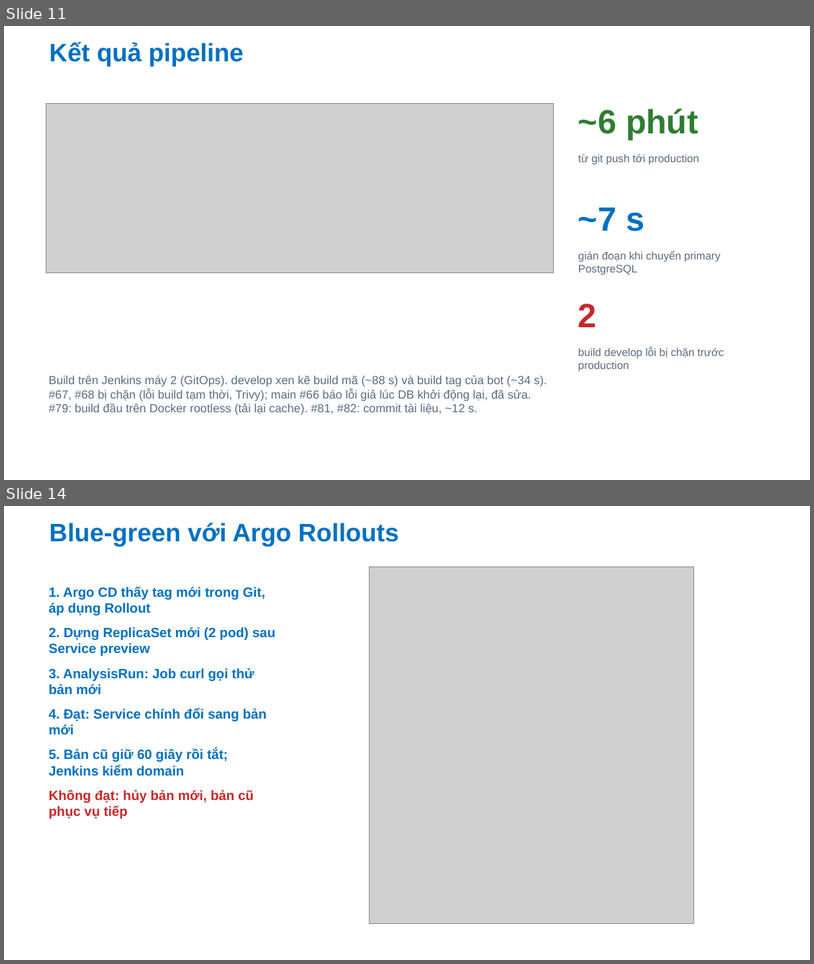
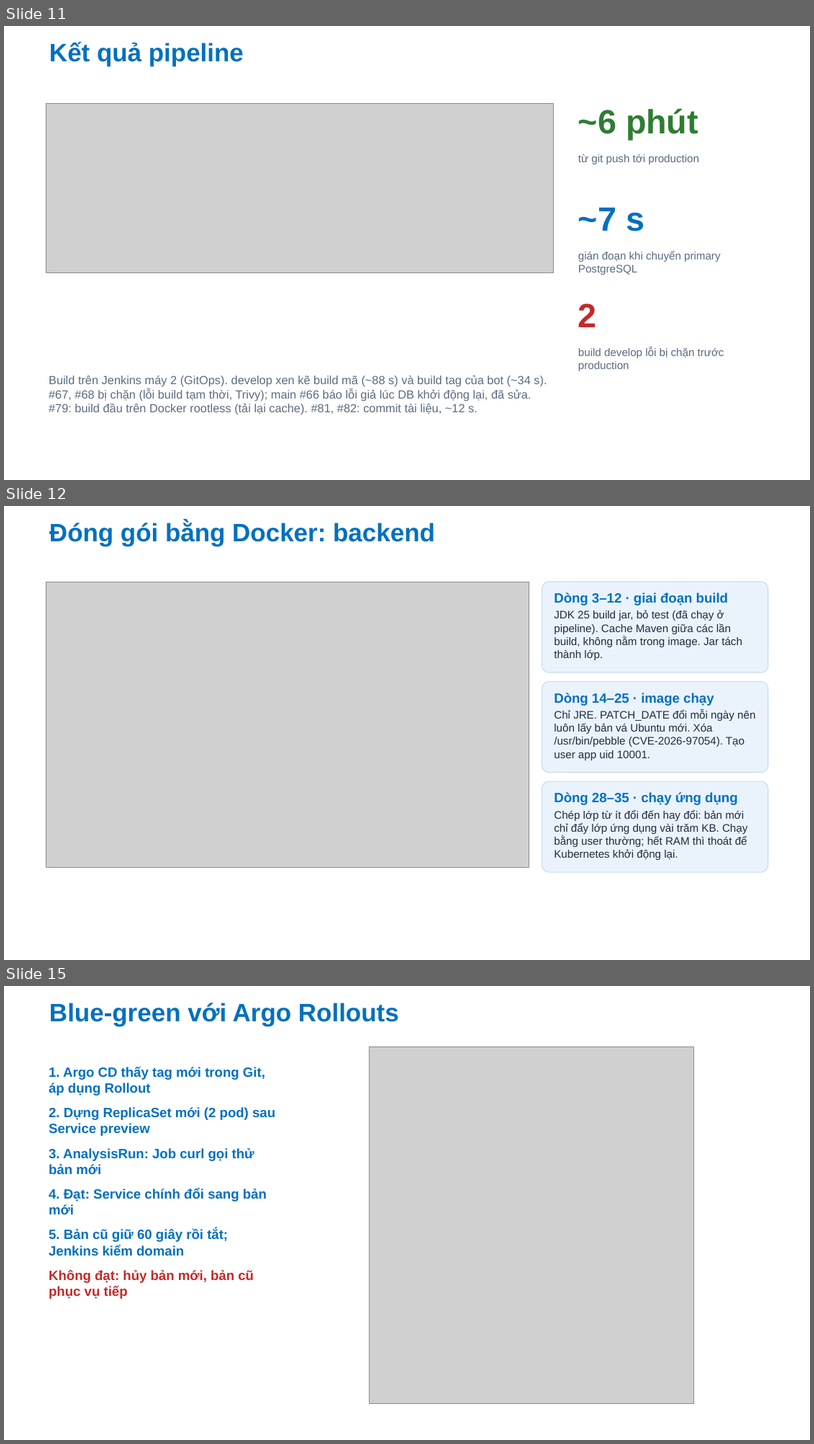
Before and after one commit to Anpham120/restaurant-management-system, a slide deck: docs/bao-cao/Slide_TrienKhaiPhanMem_AtlasRestaurant.pptx. Shown one above the other, each under a label of ours: slides 11 and 14 before the commit, slides 11, 12 and 15 after it; the slides between them are not shown. The pictures are 814x964 and 814x1444 pixels, drawn with LibreOffice and Linux fonts; fonts in the diff are those of the drawing; grey boxes stand for pictures; background and template pictures are left out. Boxes give left, top, right and bottom in pixels: in the first picture for what was removed or moved away, otherwise in the second. Text is boxed around its words. In the diff, an @@ line names an element or a change of style, - is before the commit and + after.

```diff
--- a/docs/bao-cao/Slide_TrienKhaiPhanMem_AtlasRestaurant.pptx
+++ b/docs/bao-cao/Slide_TrienKhaiPhanMem_AtlasRestaurant.pptx
@@ slide 12 added at [4,506,810,960], background #FFFFFF @@
@@ title added at [49,521,435,546], 30 pt, text #0070C0, bold @@
+Đóng gói bằng Docker: backend
@@ picture added at [46,582,530,867] @@
@@ rounded rectangle added at [543,582,769,672], fill #EAF3FC, outline #C9DDF3 1 pt @@
@@ text added at [554,592,743,660], 13 pt, text #1F2D3D @@
+Dòng 3–12 · giai đoạn build
+JDK 25 build jar, bỏ test (đã chạy ở pipeline). Cache Maven giữa các lần build, không nằm trong image. Jar tách thành lớp.
@@ rounded rectangle added at [543,682,769,772], fill #EAF3FC, outline #C9DDF3 1 pt @@
@@ text added at [554,692,756,760], 13 pt, text #1F2D3D @@
+Dòng 14–25 · image chạy
+Chỉ JRE. PATCH_DATE đổi mỗi ngày nên luôn lấy bản vá Ubuntu mới. Xóa /usr/bin/pebble (CVE-2026-97054). Tạo user app uid 10001.
@@ rounded rectangle added at [543,781,769,872], fill #EAF3FC, outline #C9DDF3 1 pt @@
@@ text added at [554,792,748,860], 13 pt, text #1F2D3D @@
+Dòng 28–35 · chạy ứng dụng
+Chép lớp từ ít đổi đến hay đổi: bản mới chỉ đẩy lớp ứng dụng vài trăm KB. Chạy bằng user thường; hết RAM thì thoát để Kubernetes khởi động lại.
@@ what was slide 14 is now slide 15 @@
```
Also in this commit, not shown: 3 slides changed, 1 other slide added, 1 slide removed.
